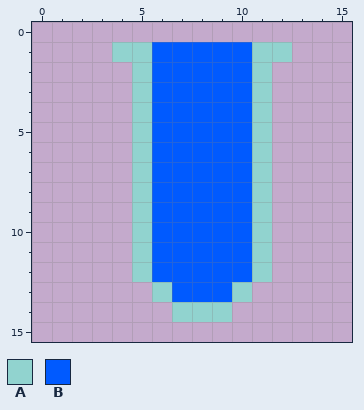
Edited in one commit: pixel-art sprite (textures/chemistry_test_tube_water.png). The picture above is the old version.
The file is 16x16 pixels. Pixels under 10% opacity are left out.
Palette (. is transparent): A #91d3cf  B #005aff
Pixels before, first column x 4:
 1 AABBBBBAA
 2 .ABBBBBA.
 3 .ABBBBBA.
 4 .ABBBBBA.
 5 .ABBBBBA.
 6 .ABBBBBA.
 7 .ABBBBBA.
 8 .ABBBBBA.
 9 .ABBBBBA.
10 .ABBBBBA.
11 .ABBBBBA.
12 .ABBBBBA.
13 ..ABBBA..
14 ...AAA...
And afterwards:
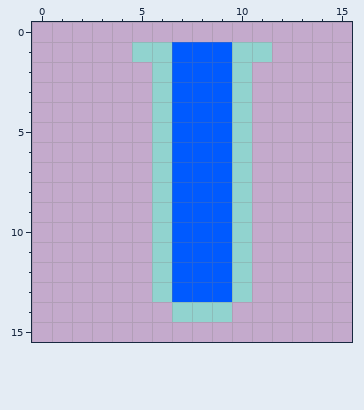
From old to new:
y 1: x 4 A -> .; x 6 B -> A; x 10 B -> A; x 12 A -> .
y 2..12: x 5..6 AB -> .A; x 10..11 BA -> A.
